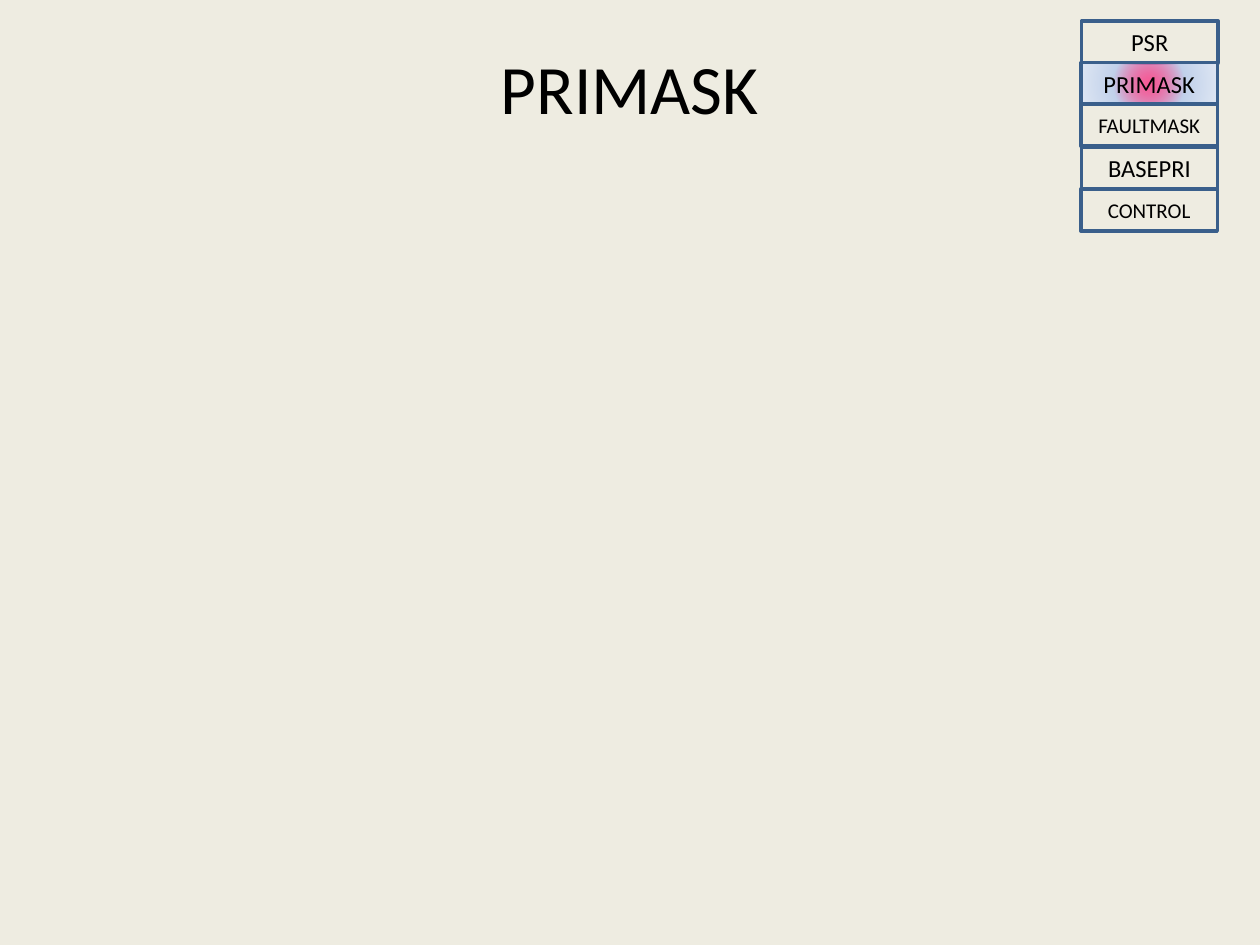
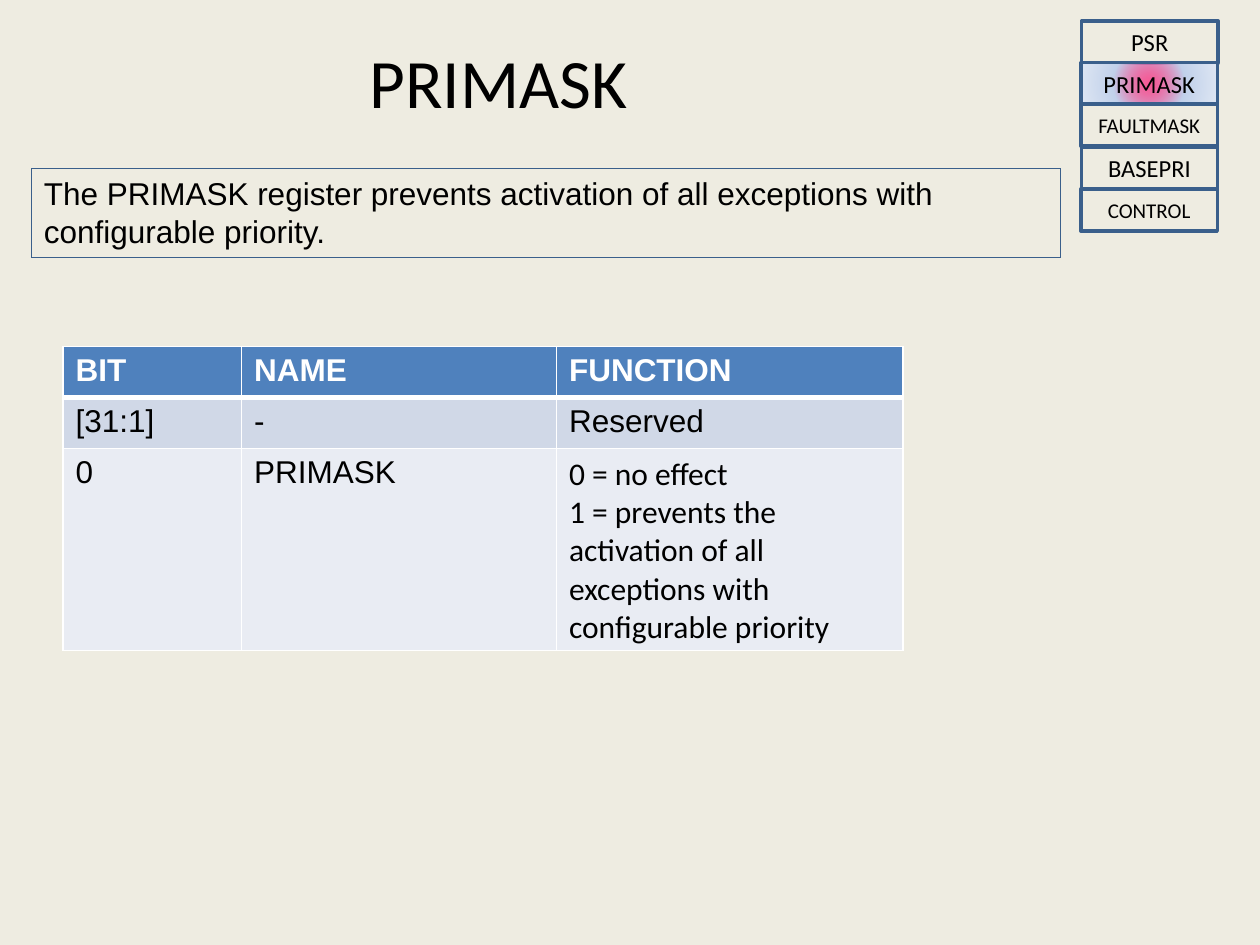
Before and after one commit to girishsukukumar/ARM-Architecture, a slide deck: slide 19 of Module-4.pptx (slide 16 before the commit). Drawn at 1260x945 pixels with LibreOffice and Linux fonts; fonts in the diff are those of the drawing. Boxes give left, top, right and bottom in pixels: in the first picture for what was removed or moved away, otherwise in the second. Text is boxed around its words. In the diff, an @@ line names an element or a change of style, - is before the commit and + after.

```diff
--- a/Module-4.pptx
+++ b/Module-4.pptx
@@ title "PRIMASK": place and size @@
-title "PRIMASK" at [501, 69, 759, 115]
+title "PRIMASK" at [370, 63, 628, 109]
@@ rectangle added at [32, 168, 1061, 257], outline #3A5F8C 0.75 pt, 18 pt, text #000000 @@
+The PRIMASK register prevents activation of all exceptions with configurable priority.
@@ table added at [63, 346, 903, 650], 3 rows, 3 columns @@
+BIT | NAME | FUNCTION
+[31:1] | - | Reserved
+0 | PRIMASK | 0 = no effect / 1 = prevents the activation of all exceptions with configurable priority
```
Also in this commit, not shown: 5 other slides changed, 8 slides added, 25 slides removed.
